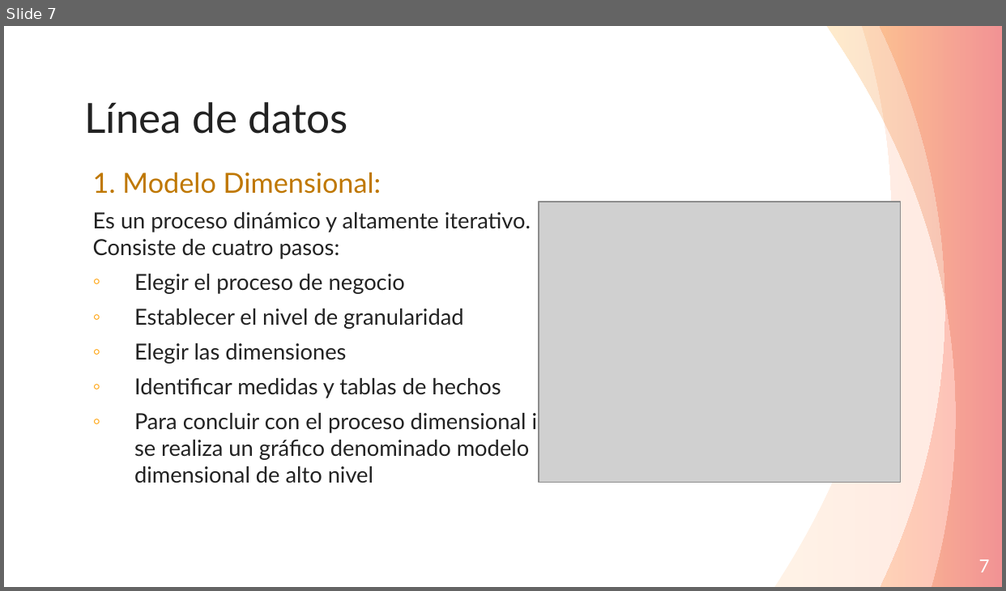
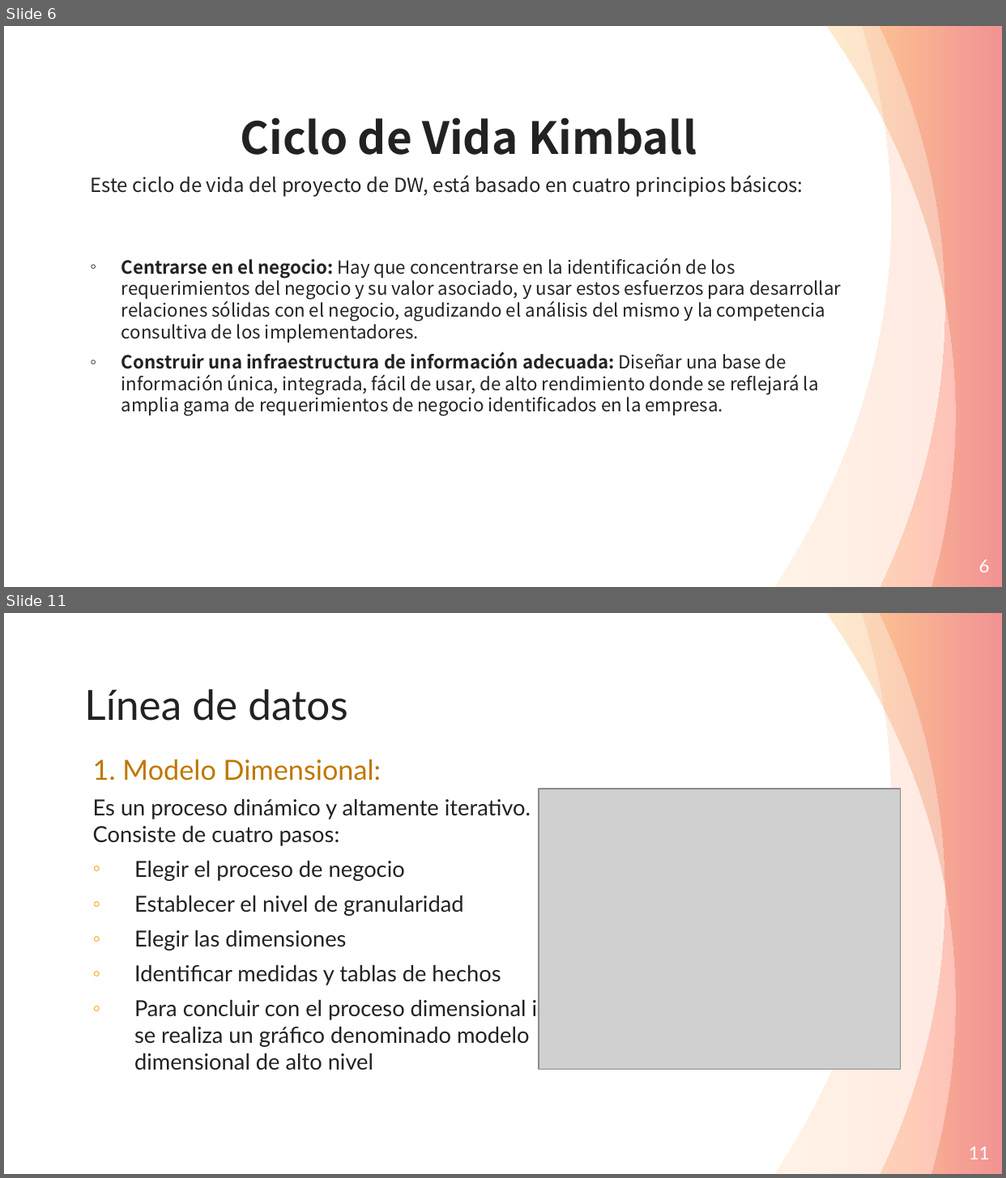
Before and after one commit to Andre-Reinoso/Inmon-vs-Kimball, a slide deck: Inmon-vs-Kimball.pptx. Shown one above the other, each under a label of ours: slide 7 before the commit, slides 6 and 11 after it; the slides between them are not shown. The pictures are 1006x591 and 1006x1178 pixels, drawn with LibreOffice and Linux fonts; fonts in the diff are those of the drawing; grey boxes stand for pictures. Boxes give left, top, right and bottom in pixels: in the first picture for what was removed or moved away, otherwise in the second. Text is boxed around its words. In the diff, an @@ line names an element or a change of style, - is before the commit and + after.

Commit message:
kimball

```diff
--- a/Inmon-vs-Kimball.pptx
+++ b/Inmon-vs-Kimball.pptx
@@ slide 6 added at bbox=[4, 26, 1002, 587], background #FFFFFF; not listed: 3 template elements that a slide beside it also shows @@
@@ text added at bbox=[241, 118, 697, 155], 32 pt, text #222222, bold @@
+Ciclo de Vida Kimball
@@ text added at bbox=[90, 175, 803, 197], 14 pt, text #222222 @@
+Este ciclo de vida del proyecto de DW, está basado en cuatro principios básicos:
@@ text added at bbox=[121, 258, 841, 416], 13 pt, text #222222 @@
+◦ Centrarse en el negocio: Hay que concentrarse en la identificación de los requerimientos del negocio y su valor asociado, y usar estos esfuerzos para desarrollar relaciones sólidas con el negocio, agudizando el análisis del mismo y la competencia consultiva de los implementadores.
+◦ Construir una infraestructura de información adecuada: Diseñar una base de información única, integrada, fácil de usar, de alto rendimiento donde se reflejará la amplia gama de requerimientos de negocio identificados en la empresa.
@@ page number added at bbox=[979, 560, 990, 573], 13 pt, text #FFFFFF @@
+6
@@ what was slide 7 is now slide 11 @@
@@ page number at bbox=[969, 1147, 990, 1160]: text changed @@
-7
+11
```
Also in this commit, not shown: 4 other slides added, 1 slide removed.
